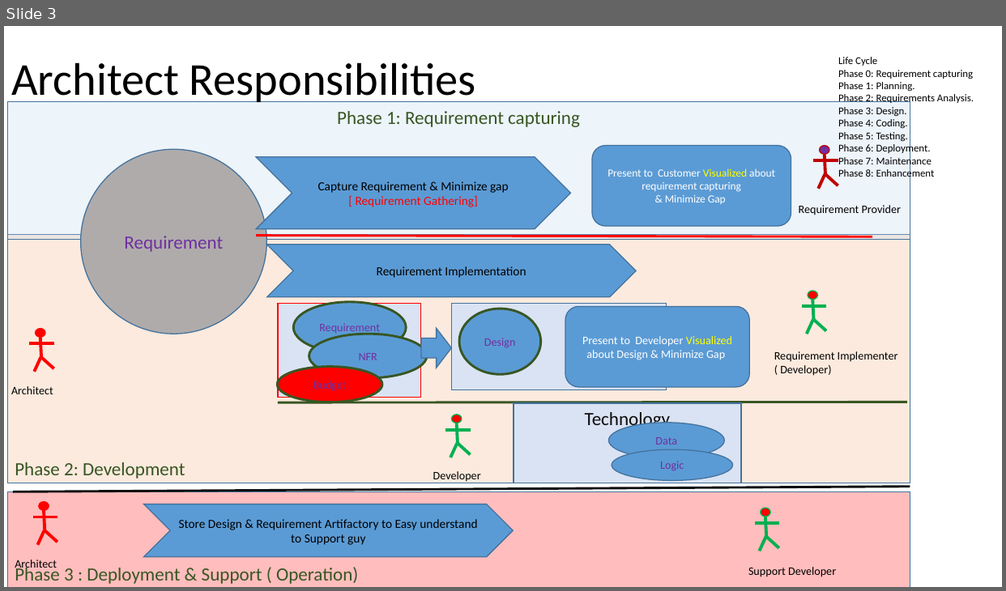
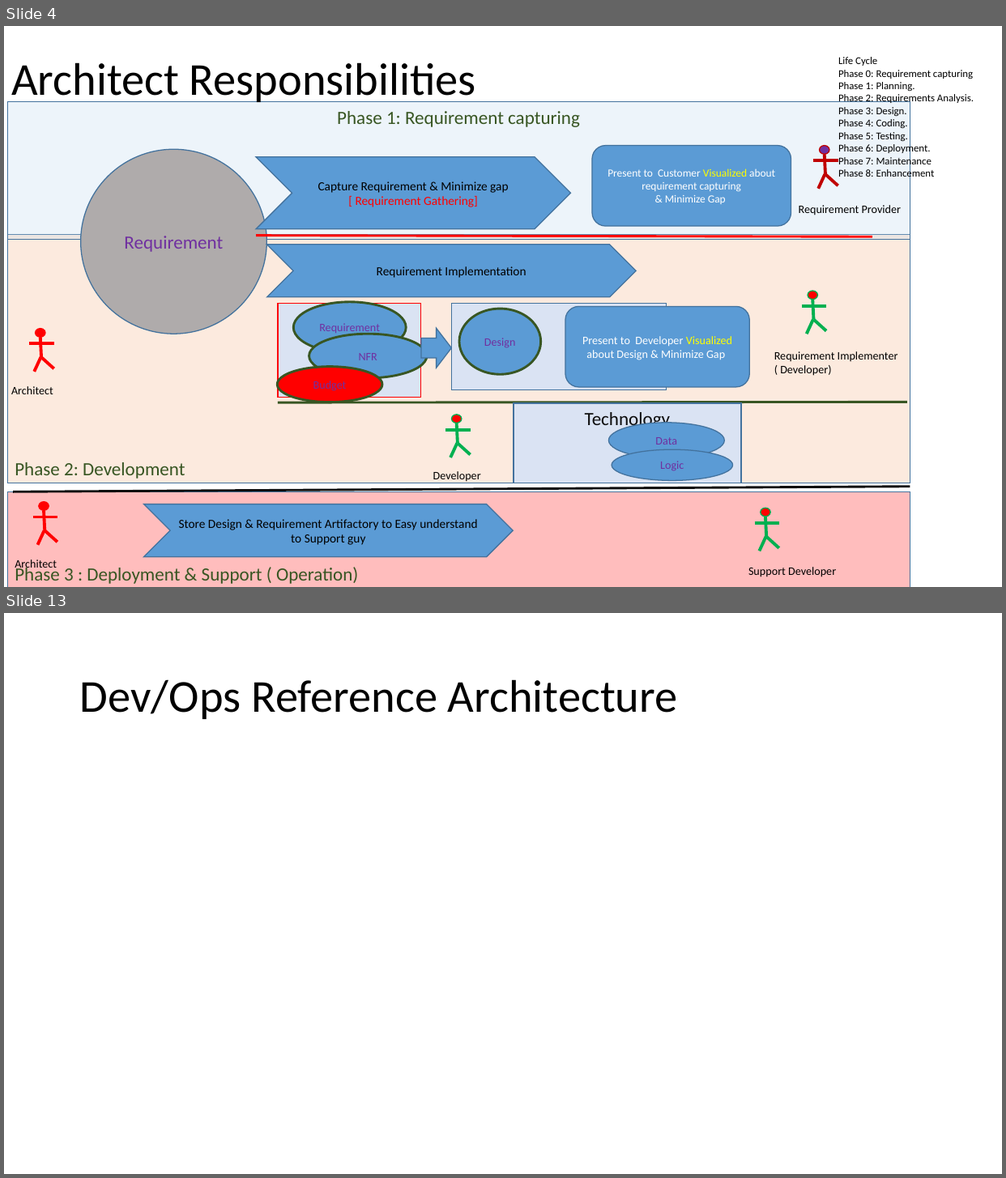
Before and after one commit to singhsiddh/sai, a slide deck: interview/Architecture.pptx. Shown one above the other, each under a label of ours: slide 3 before the commit, slides 4 and 13 after it; the slides between them are not shown. The pictures are 1006x591 and 1006x1178 pixels, drawn with LibreOffice and Linux fonts; fonts in the diff are those of the drawing. Boxes give left, top, right and bottom in pixels: in the first picture for what was removed or moved away, otherwise in the second. Text is boxed around its words. In the diff, an @@ line names an element or a change of style, - is before the commit and + after.

Commit message:
Updating slide about more details about ref architecture then explian Togaf way

```diff
--- a/interview/Architecture.pptx
+++ b/interview/Architecture.pptx
@@ slide 13 added at box(4, 613, 1002, 1174), background #FFFFFF @@
@@ title added at box(80, 679, 678, 719), 44 pt, text #000000 @@
+Dev/Ops Reference Architecture
@@ what was slide 3 is now slide 4 @@
```
Also in this commit, not shown: 3 slides changed, 8 other slides added.
